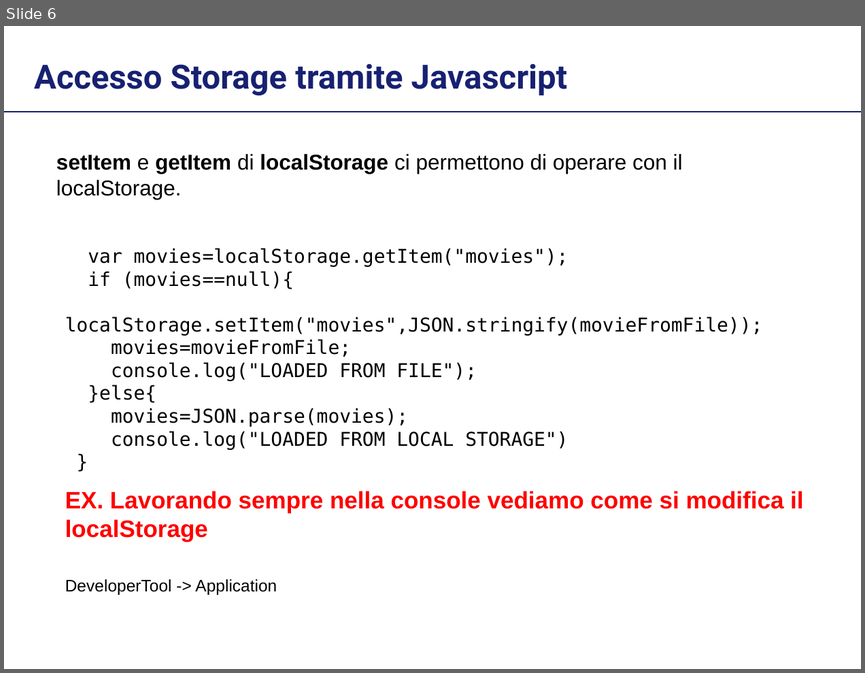
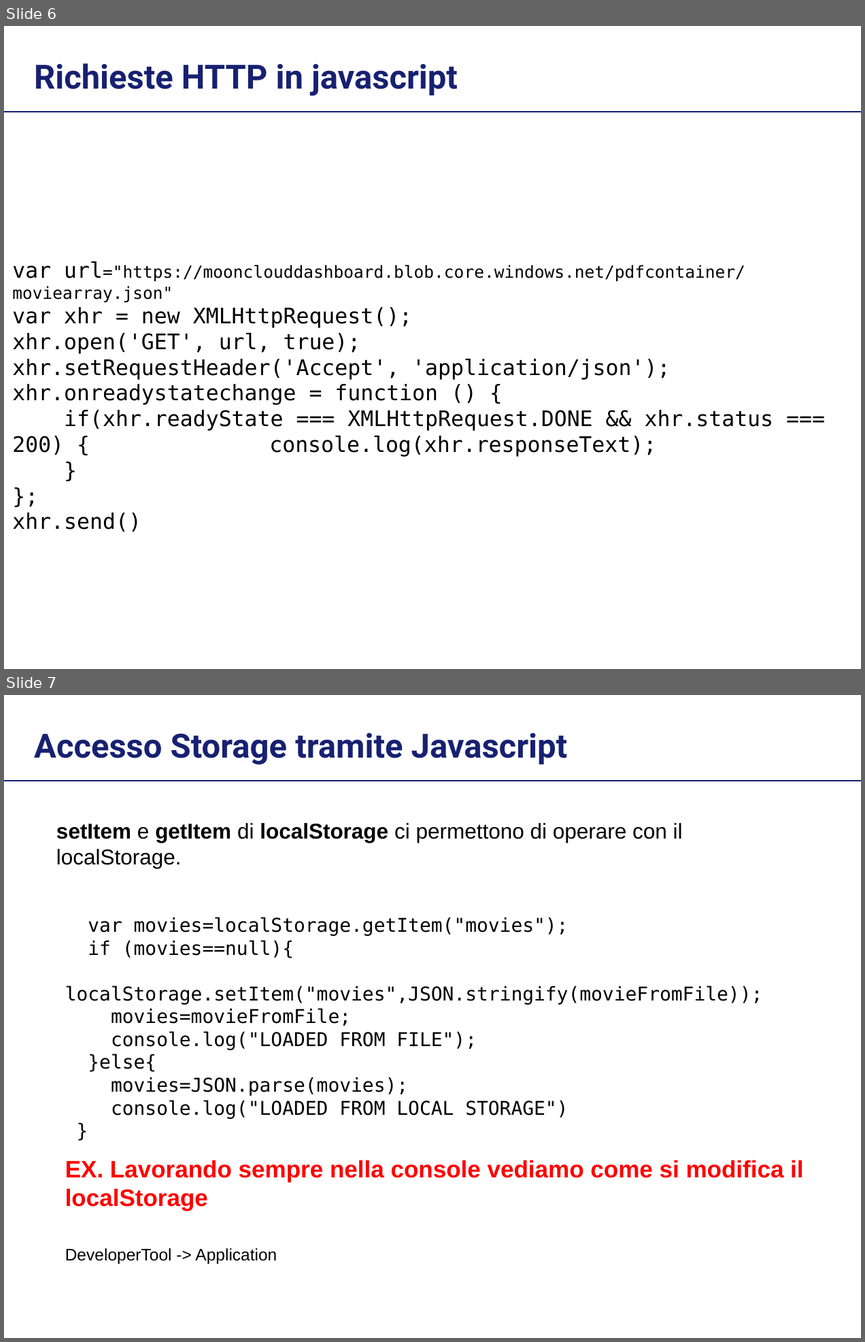
Before and after one commit to anonymez/CloudWebApplicationLab, a slide deck: Lezione 3/LabAWC-Lez3.pptx. Shown one above the other, each under a label of ours: slide 6 before the commit, slides 6 and 7 after it. The pictures are 865x673 and 865x1342 pixels, drawn with LibreOffice and Linux fonts; fonts in the diff are those of the drawing. Boxes give left, top, right and bottom in pixels: in the first picture for what was removed or moved away, otherwise in the second. Text is boxed around its words. In the diff, an @@ line names an element or a change of style, - is before the commit and + after.

```diff
--- a/Lezione 3/LabAWC-Lez3.pptx
+++ b/Lezione 3/LabAWC-Lez3.pptx
@@ slide 6 added at bbox=[4, 26, 861, 669], background #FFFFFF @@
@@ text added at bbox=[34, 63, 458, 96], 28 pt, text #172171, bold @@
+Richieste HTTP in javascript
@@ line added from (4, 112) to (861, 112), #172171 0.75 pt @@
@@ text added at bbox=[12, 261, 774, 531], 18 pt, text #000000 @@
+var url="https://moonclouddashboard.blob.core.windows.net/pdfcontainer/moviearray.json"
+var xhr = new XMLHttpRequest();
+xhr.open('GET', url, true);
+xhr.setRequestHeader('Accept', 'application/json'); xhr.onreadystatechange = function () {
+if(xhr.readyState === XMLHttpRequest.DONE && xhr.status === 200) { console.log(xhr.responseText);
+}
+};
+xhr.send()
@@ what was slide 6 is now slide 7 @@
```
Also in this commit, not shown: 1 slide changed.
